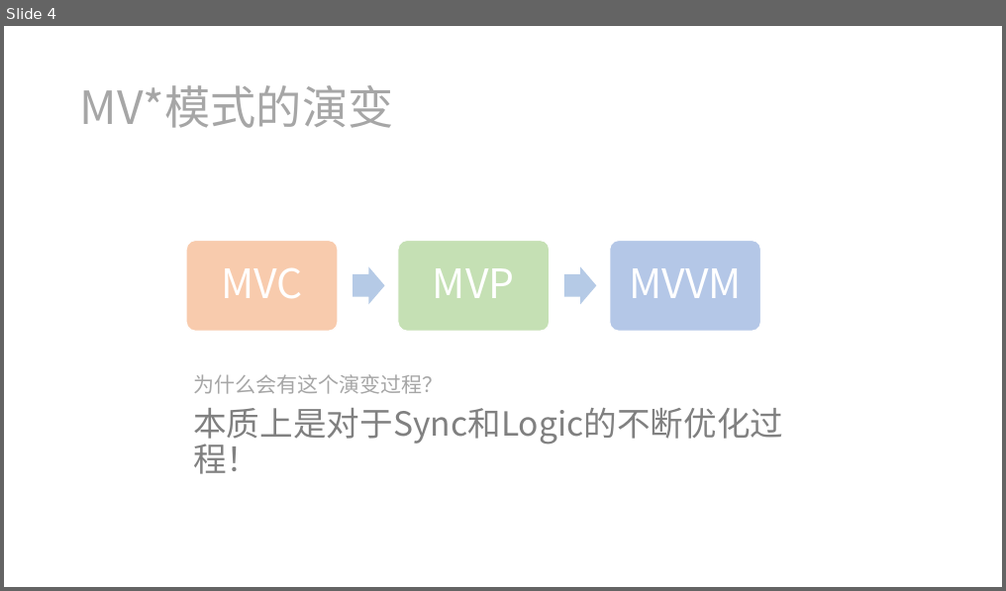
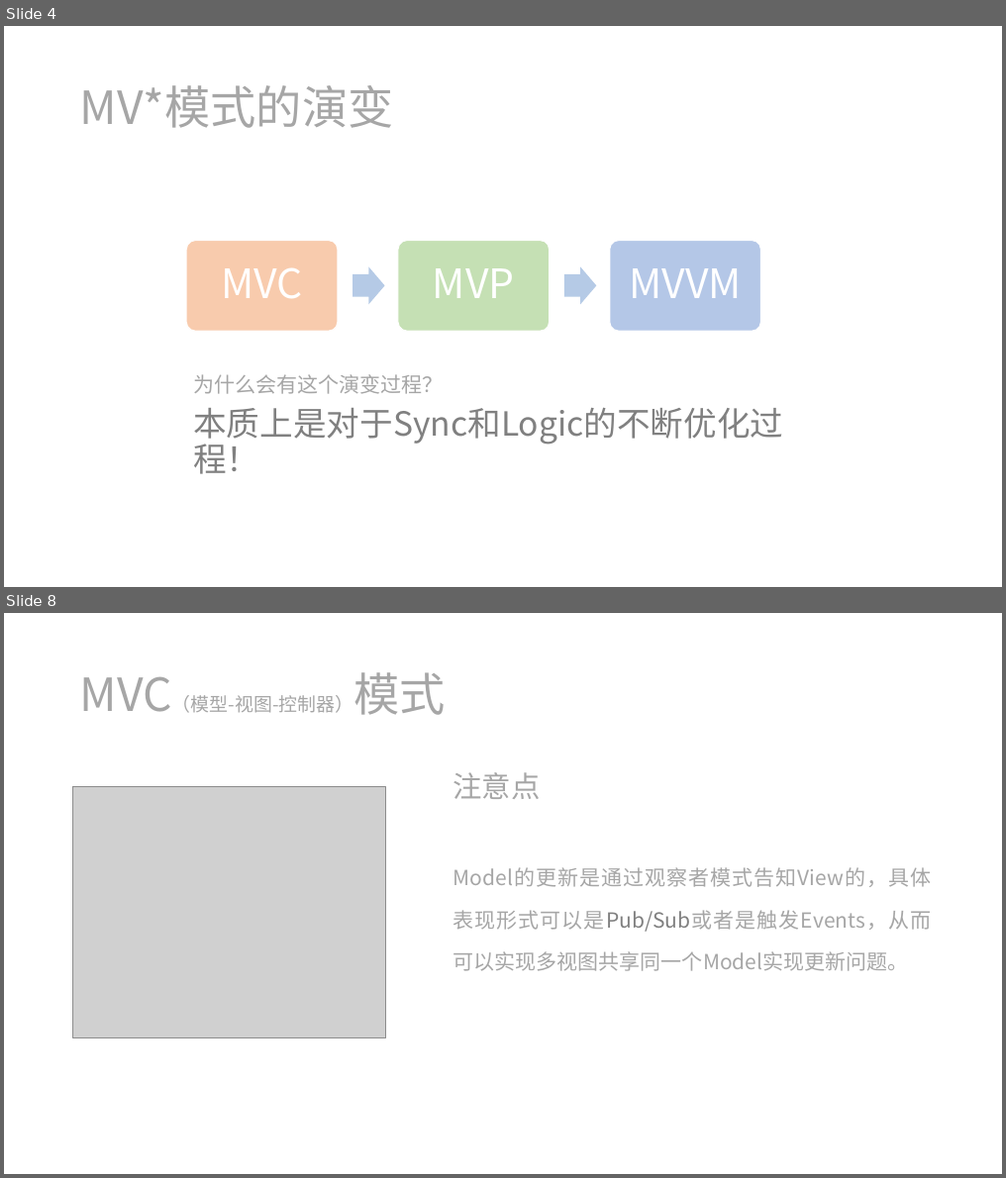
Before and after one commit to ziyi2/mvvm, a slide deck: doc/简易MVVM的实现.pptx. Shown one above the other, each under a label of ours: slide 4 before the commit, slides 4 and 8 after it; the slides between them are not shown. The pictures are 1006x591 and 1006x1178 pixels, drawn with LibreOffice and Linux fonts; fonts in the diff are those of the drawing; grey boxes stand for pictures. Boxes give left, top, right and bottom in pixels: in the first picture for what was removed or moved away, otherwise in the second. Text is boxed around its words. In the diff, an @@ line names an element or a change of style, - is before the commit and + after.

Commit message:
docs(简易MVVM实现): 新增MVC说明

```diff
--- a/doc/简易MVVM的实现.pptx
+++ b/doc/简易MVVM的实现.pptx
@@ slide 8 added at (4,613,1002,1174), background #FFFFFF @@
@@ title added at (80,672,445,715), 18 pt, text #A6A6A6 @@
+MVC（模型-视图-控制器）模式
@@ picture added at (73,786,386,1039) @@
@@ text added at (453,772,932,971), 20 pt, text #A6A6A6 @@
+注意点
+Model的更新是通过观察者模式告知View的，具体表现形式可以是Pub/Sub或者是触发Events，从而可以实现多视图共享同一个Model实现更新问题。
```
Also in this commit, not shown: 2 slides changed, 5 other slides added.
